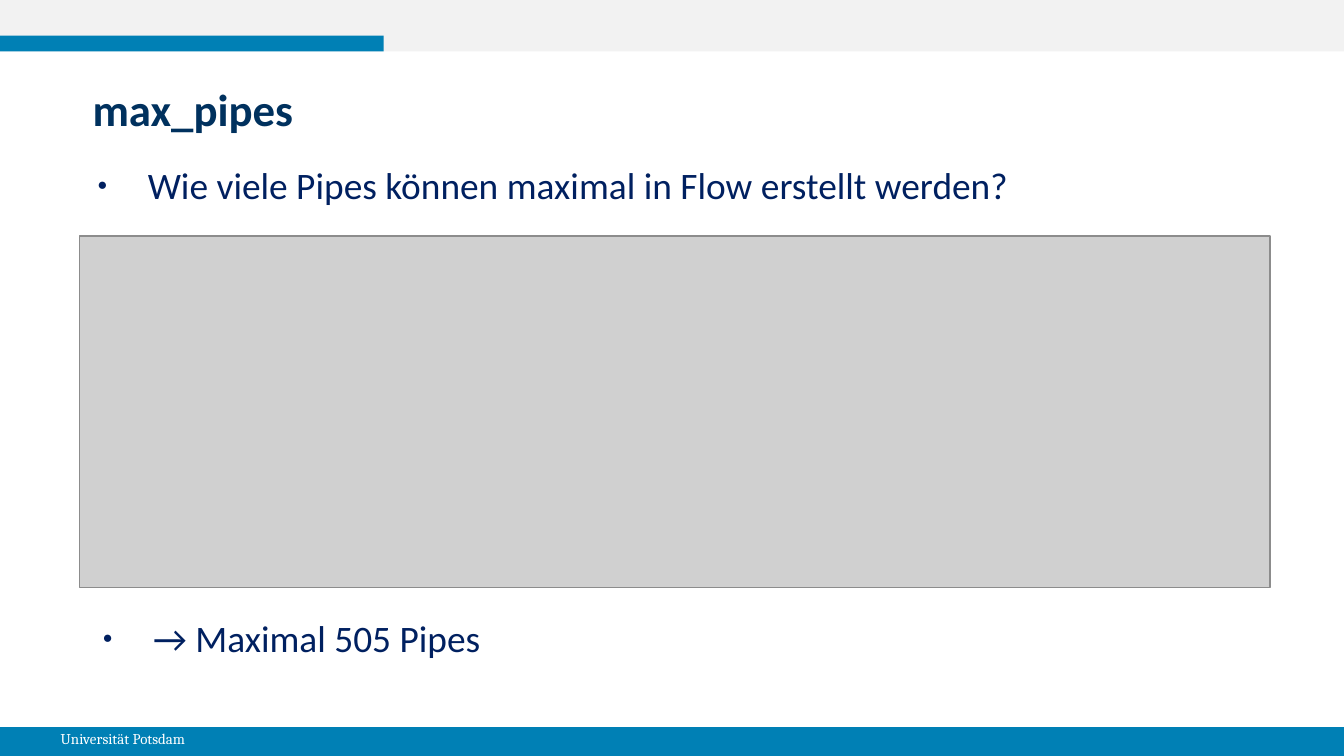
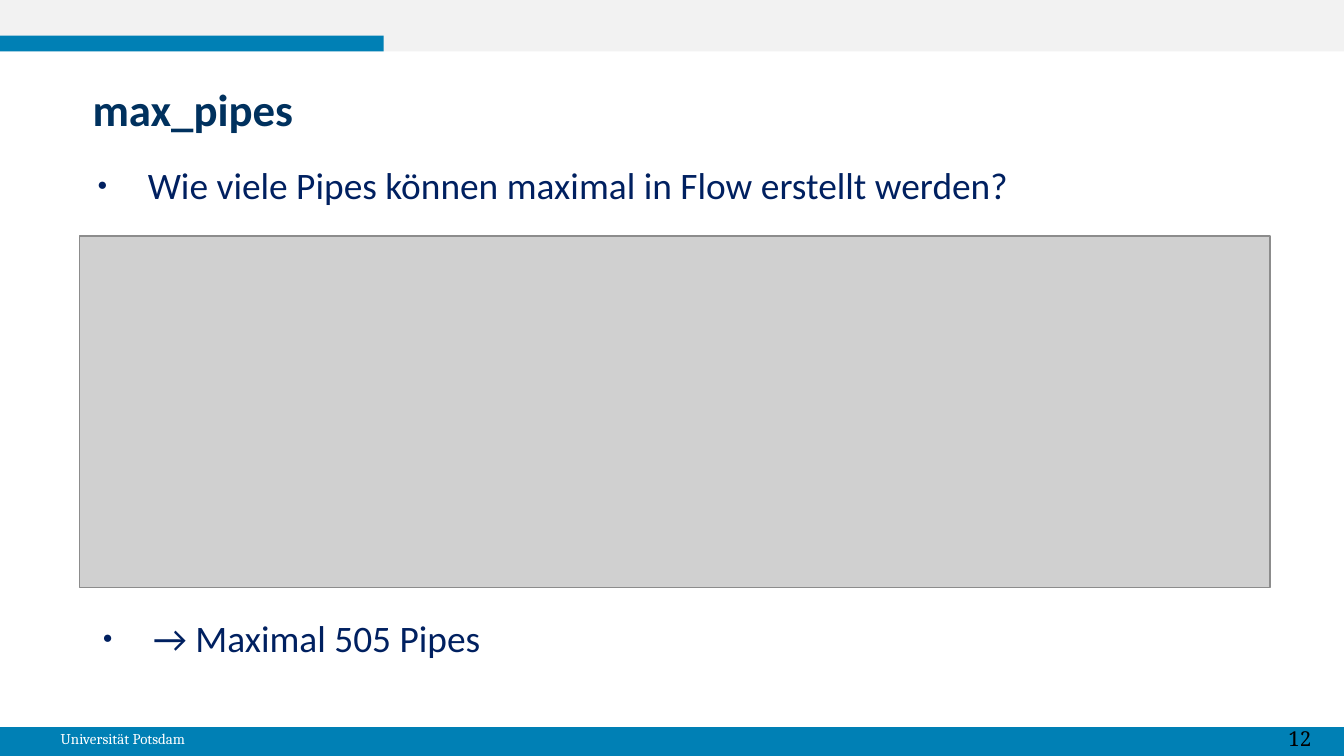
Before and after one commit to gespel/XenoFlow, a slide deck: slide 13 of docs/MasterPraktikumBericht.odp. Drawn at 1344x756 pixels with LibreOffice and Linux fonts; fonts in the diff are those of the drawing; grey boxes stand for pictures. Boxes give left, top, right and bottom in pixels: in the first picture for what was removed or moved away, otherwise in the second. Text is boxed around its words. In the diff, an @@ line names an element or a change of style, - is before the commit and + after.

```diff
--- a/docs/MasterPraktikumBericht.odp
+++ b/docs/MasterPraktikumBericht.odp
@@ text added at [1288, 731, 1311, 746], 11 pt, text #000000 @@
+12
```
Also in this commit, not shown: 18 other slides changed, 8 slides added, 7 slides removed.
